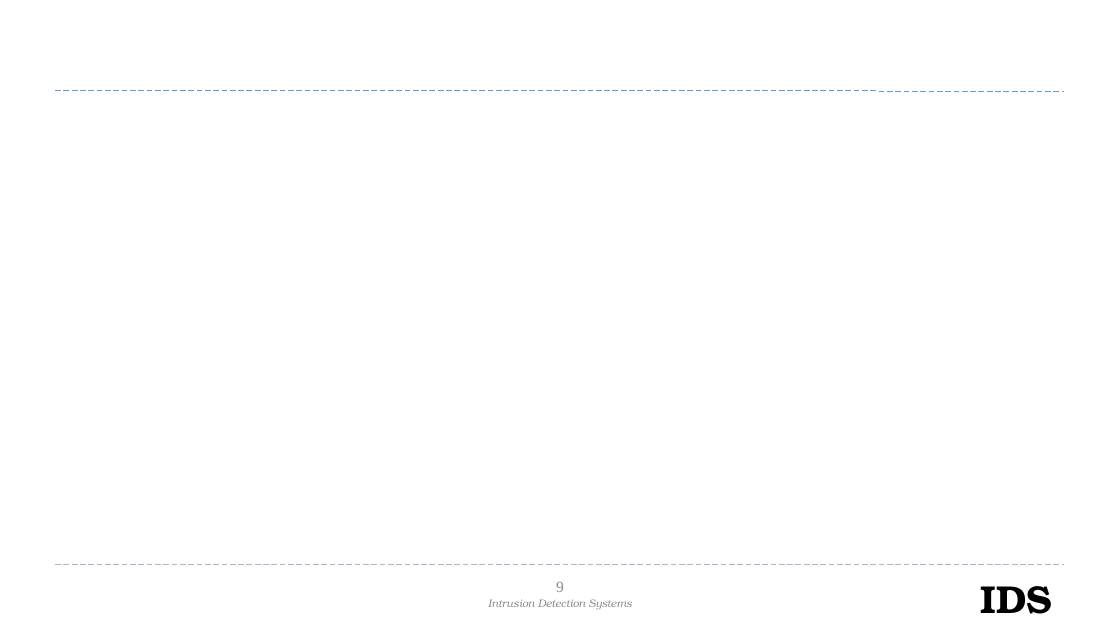
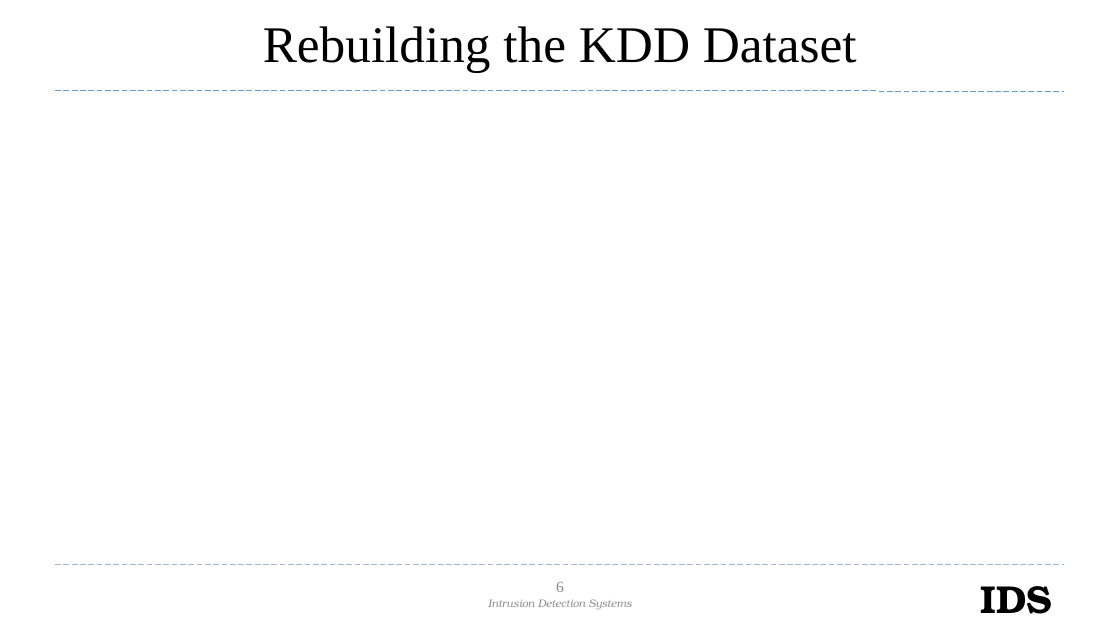
Before and after one commit to AndrewQuijano/Operating_Systems_II, a slide deck: slide 6 of Project_Presentation_Final.pptx (slide 9 before the commit). Drawn at 1120x630 pixels with LibreOffice and Linux fonts; fonts in the diff are those of the drawing; background and template pictures are left out. Boxes give left, top, right and bottom in pixels: in the first picture for what was removed or moved away, otherwise in the second. Text is boxed around its words. In the diff, an @@ line names an element or a change of style, - is before the commit and + after.

```diff
--- a/Project_Presentation_Final.pptx
+++ b/Project_Presentation_Final.pptx
@@ title added at [263,26,857,73], 33 pt, text #000000 @@
+Rebuilding the KDD Dataset
@@ page number at [556,582,564,592]: text changed @@
-9
+6
```
Also in this commit, not shown: 2 other slides changed, 1 slide added, 1 slide removed, 3 other files.
